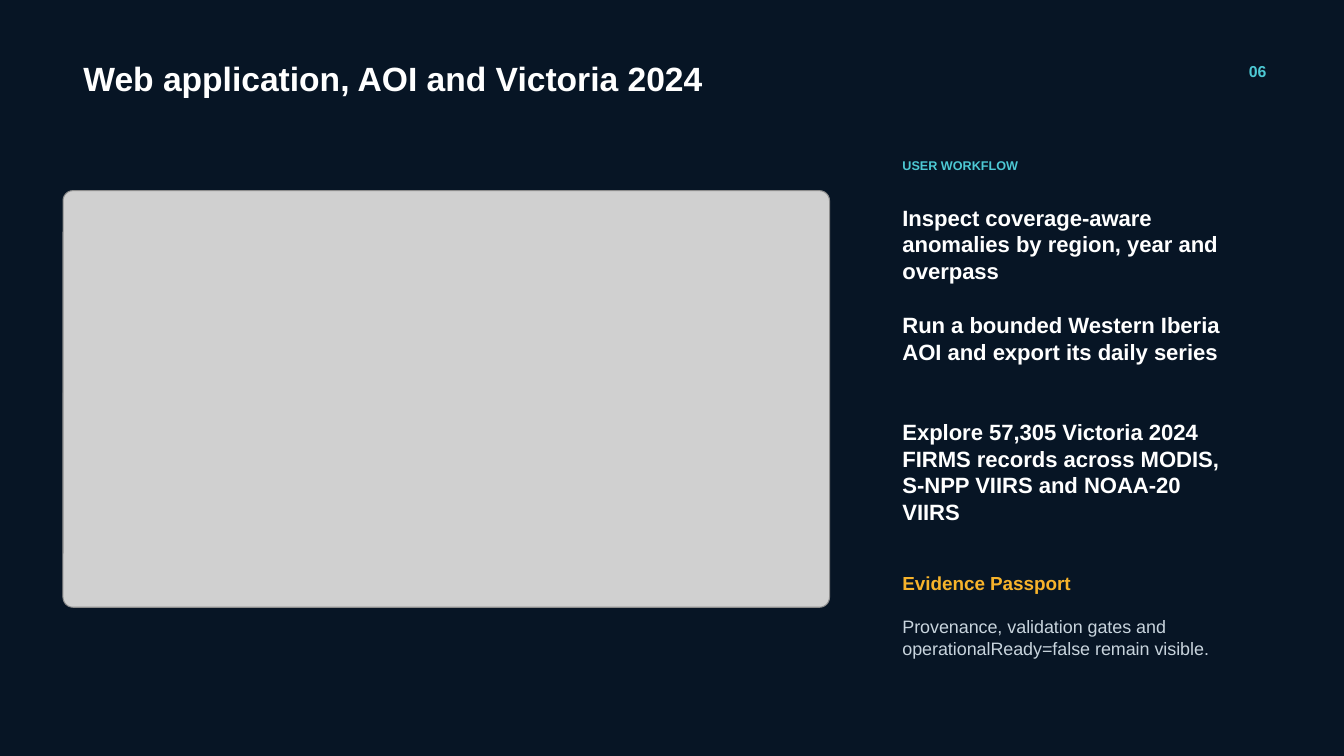
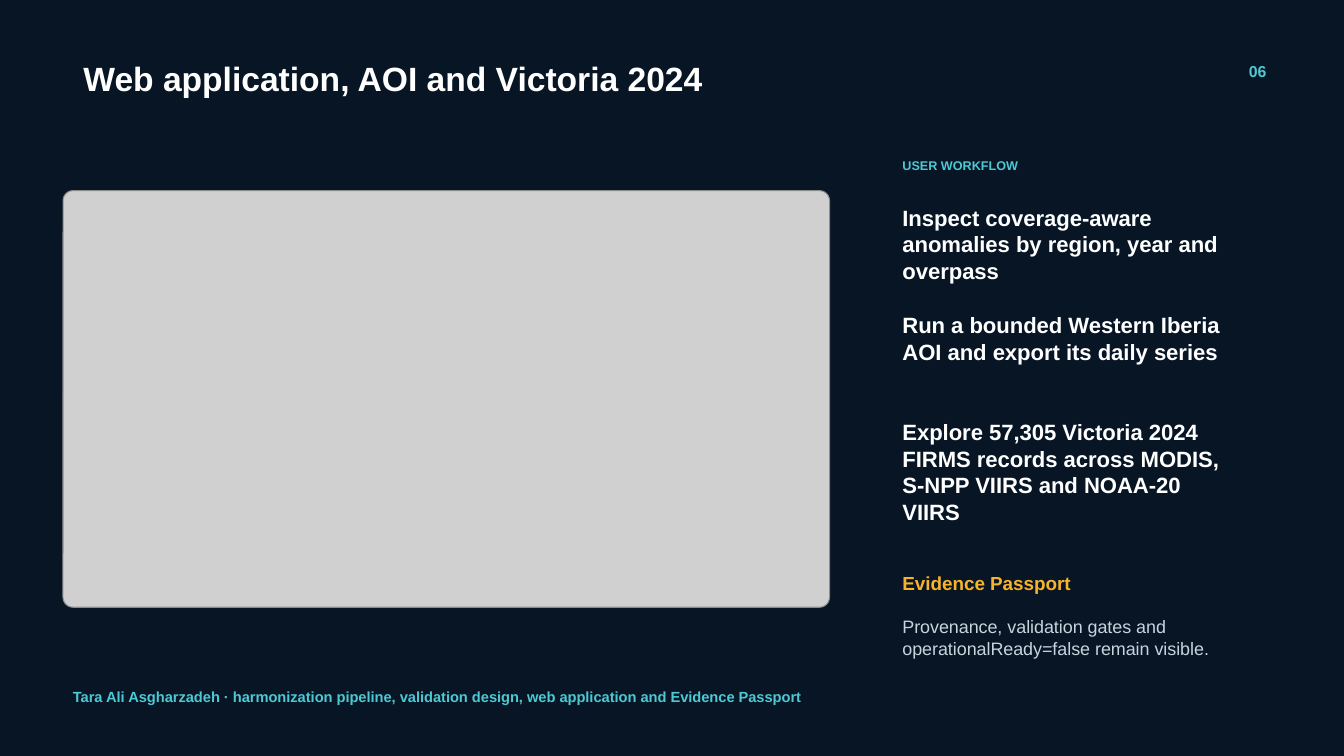
Before and after one commit to CSHub-Project/NASA-2026-QORVEX-Challenge-09, a slide deck: slide 6 of submission/demo/fyrora-space-apps-demo-submission.pptx. Drawn at 1344x756 pixels with LibreOffice and Linux fonts; fonts in the diff are those of the drawing; grey boxes stand for pictures. Boxes give left, top, right and bottom in pixels: in the first picture for what was removed or moved away, otherwise in the second. Text is boxed around its words. In the diff, an @@ line names an element or a change of style, - is before the commit and + after.

```diff
--- a/submission/demo/fyrora-space-apps-demo-submission.pptx
+++ b/submission/demo/fyrora-space-apps-demo-submission.pptx
@@ text added at <box>73,691,801,705</box>, 10.5 pt, text #4DC9D4, bold @@
+Tara Ali Asgharzadeh · harmonization pipeline, validation design, web application and Evidence Passport
```
Also in this commit, not shown: 2 other slides changed, 11 other files.
